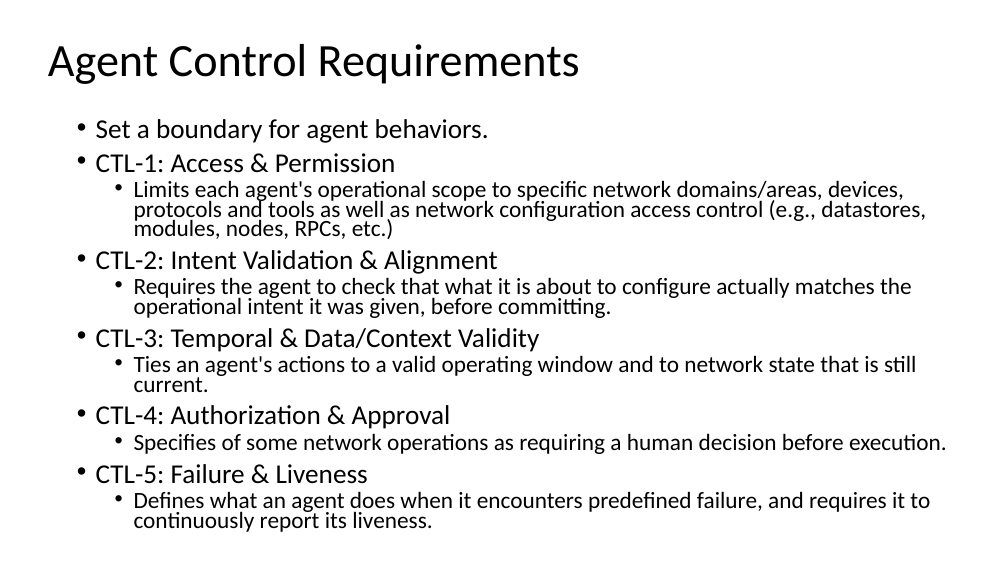
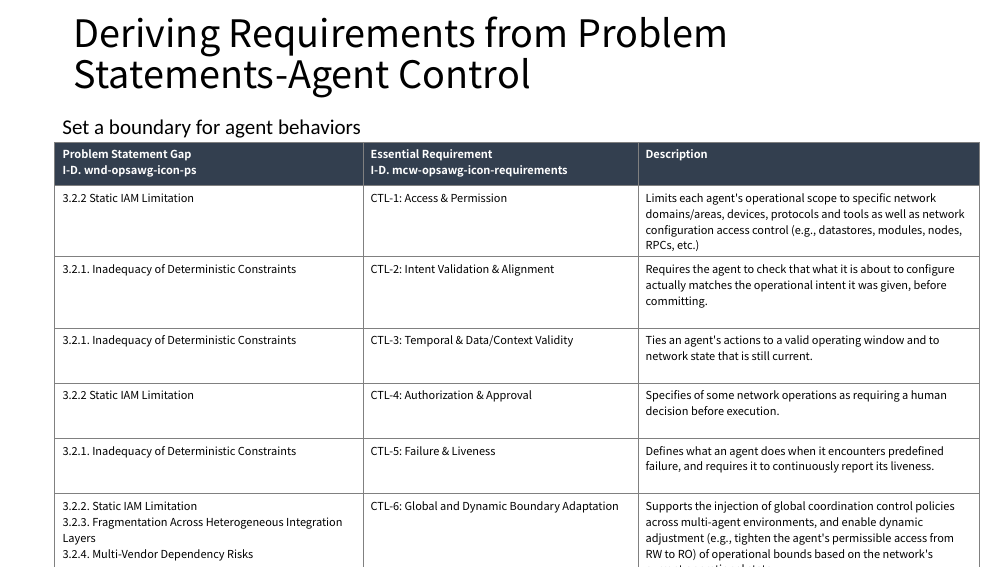
Before and after one commit to QiufangMa/AgentImpact2YANG, a slide deck: slide 5 of Side Meetings/ICON-requirements.pptx. Drawn at 1008x567 pixels with LibreOffice and Linux fonts; fonts in the diff are those of the drawing. Boxes give left, top, right and bottom in pixels: in the first picture for what was removed or moved away, otherwise in the second. Text is boxed around its words. In the diff, an @@ line names an element or a change of style, - is before the commit and + after.

```diff
--- a/Side Meetings/ICON-requirements.pptx
+++ b/Side Meetings/ICON-requirements.pptx
@@ title at box(74, 16, 728, 98): text changed; size 44 to 36 pt; font Calibri to Noto Sans CJK SC @@
-Agent Control Requirements
+Deriving Requirements from Problem Statements-Agent Control
@@ text added at box(62, 119, 361, 138), 20 pt, text #000000 @@
+Set a boundary for agent behaviors
@@ text removed at box(96, 119, 947, 532) @@
-• Set a boundary for agent behaviors.
-• CTL-1: Access & Permission
-  • Limits each agent's operational scope to specific network domains/areas, devices, protocols and tools as well as network configuration access control (e.g., datastores, modules, nodes, RPCs, etc.)
-• CTL-2: Intent Validation & Alignment
-  • Requires the agent to check that what it is about to configure actually matches the operational intent it was given, before committing.
-• CTL-3: Temporal & Data/Context Validity
-  • Ties an agent's actions to a valid operating window and to network state that is still current.
-• CTL-4: Authorization & Approval
-  • Specifies of some network operations as requiring a human decision before execution.
-• CTL-5: Failure & Liveness
-  • Defines what an agent does when it encounters predefined failure, and requires it to continuously report its liveness.
@@ table added at box(55, 142, 980, 565), 7 rows, 3 columns @@
+Problem Statement Gap / I-D. wnd-opsawg-icon-ps | Essential Requirement / I-D. mcw-opsawg-icon-requirements | Description
+3.2.2 Static IAM Limitation | CTL-1: Access & Permission | Limits each agent's operational scope to specific network domains/areas, devices, protocols and tools as well as network configuration access control (e.g., datastores, modules, nodes, RPCs, etc.)
+3.2.1. Inadequacy of Deterministic Constraints | CTL-2: Intent Validation & Alignment | Requires the agent to check that what it is about to configure actually matches the operational intent it was given, before committing.
+3.2.1. Inadequacy of Deterministic Constraints | CTL-3: Temporal & Data/Context Validity | Ties an agent's actions to a valid operating window and to network state that is still current.
+3.2.2 Static IAM Limitation | CTL-4: Authorization & Approval | Specifies of some network operations as requiring a human decision before execution.
+3.2.1. Inadequacy of Deterministic Constraints | CTL-5: Failure & Liveness | Defines what an agent does when it encounters predefined failure, and requires it to continuously report its liveness.
+3.2.2. Static IAM Limitation / 3.2.3. Fragmentation Across Heterogeneous Integration Layers / 3.2.4. Multi-Vendor Dependency Risks | CTL-6: Global and Dynamic Boundary Adaptation | Supports the injection of global coordination control policies / across multi-agent environments, and enable dynamic adjustment (e.g., tighten the agent's permissible access from RW to RO) of operational bounds based on the network's current operational state.
```
Also in this commit, not shown: 5 other slides changed, 1 other file.
